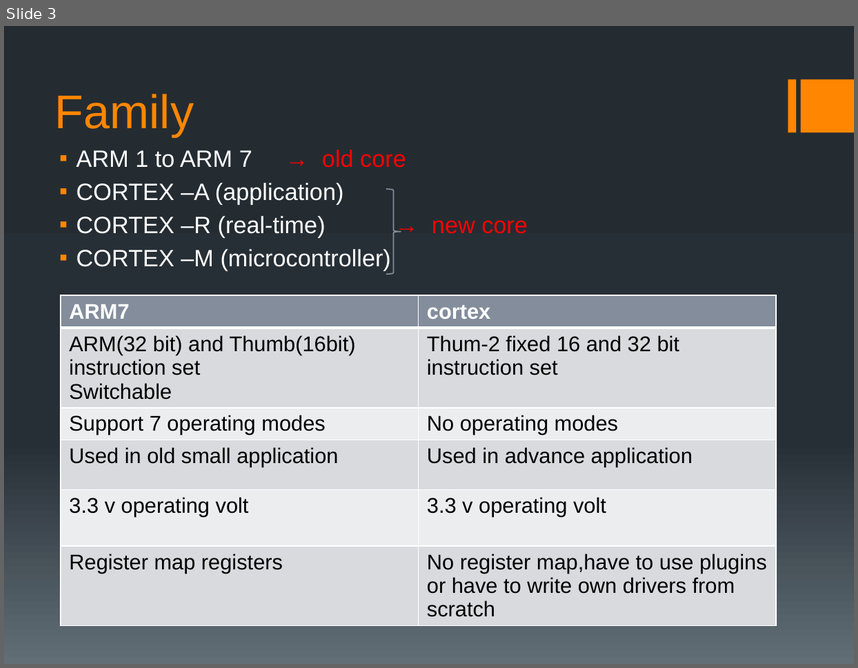
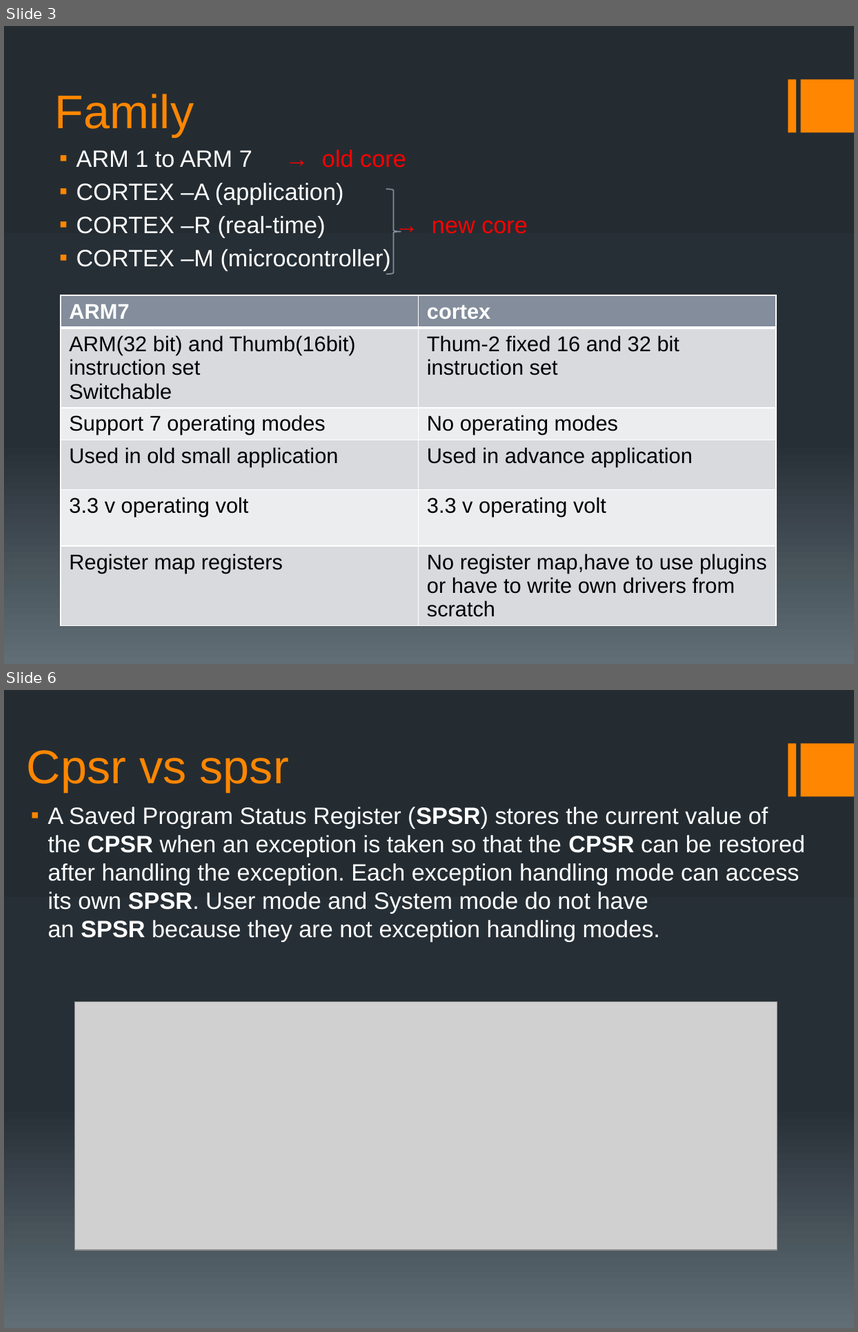
Before and after one commit to Mahesh-7/PIC-MCU, a slide deck: PPT/14.arm_intro.pptx. Shown one above the other, each under a label of ours: slide 3 before the commit, slides 3 and 6 after it; the slides between them are not shown. The pictures are 858x668 and 858x1332 pixels, drawn with LibreOffice and Linux fonts; fonts in the diff are those of the drawing; grey boxes stand for pictures. Boxes give left, top, right and bottom in pixels: in the first picture for what was removed or moved away, otherwise in the second. Text is boxed around its words. In the diff, an @@ line names an element or a change of style, - is before the commit and + after.

```diff
--- a/PPT/14.arm_intro.pptx
+++ b/PPT/14.arm_intro.pptx
@@ slide 6 added at [4,690,854,1328], background gradient #242C33 to #273037 to #636D76; not listed: 2 template elements that a slide beside it also shows @@
@@ title added at [27,750,289,792], 40 pt, text #FF8600 @@
+Cpsr vs spsr
@@ text added at [48,807,806,942], 20 pt, text #FFFFFF @@
+▪ A Saved Program Status Register (SPSR) stores the current value of the CPSR when an exception is taken so that the CPSR can be restored after handling the exception. Each exception handling mode can access its own SPSR. User mode and System mode do not have an SPSR because they are not exception handling modes.
@@ picture added at [74,1002,777,1250] @@
```
Also in this commit, not shown: 2 slides changed, 2 other slides added, 1 other file.
